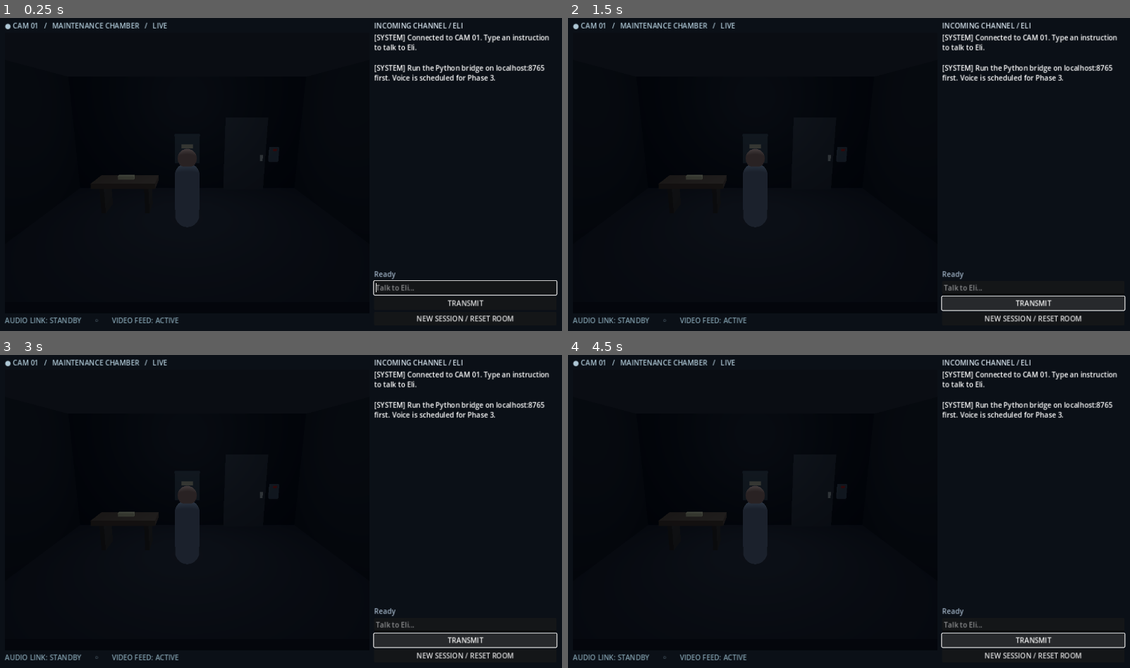
Above: before the commit, frames 1-4 (two rows, left to right).
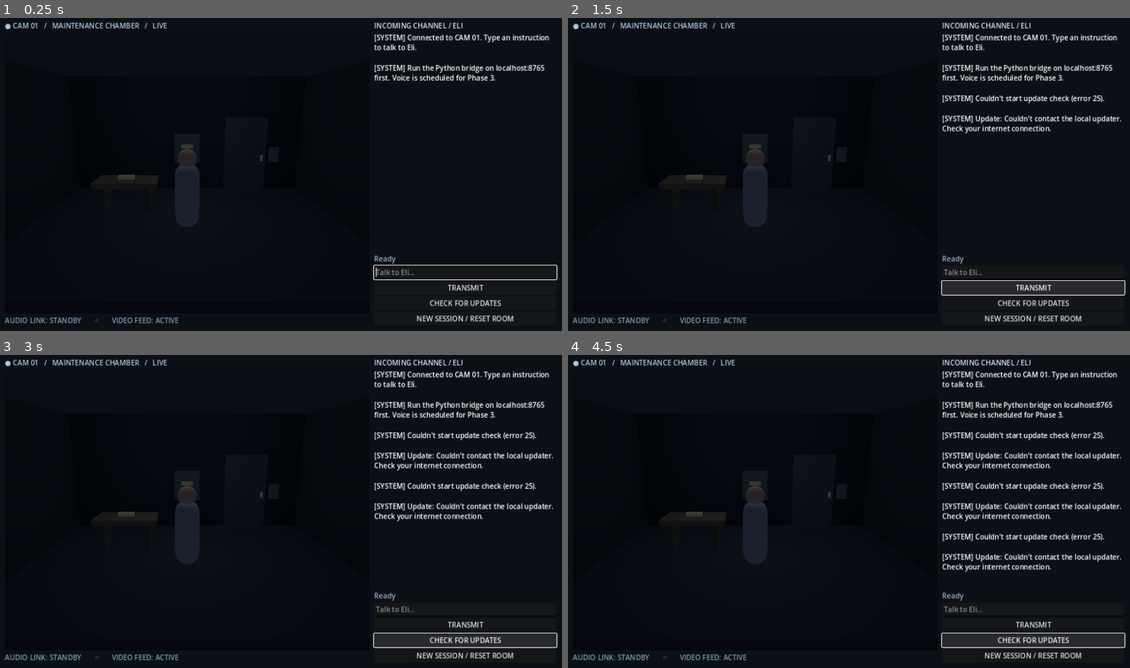
Above: after the commit, the same moments.

Repository: maloysius-wq/the-last-connection
Game: Godot game, scene res://scenes/Main.tscn
The game is run twice, just before and just after one commit, with the same random seed, the same clock (stepped at 60 frames per second) and the same inputs.
Inputs (mouse positions are in pixels of both pictures, inside the frame that each line leads up to):
- Up to frame 1 (0.25 s): no input
- Up to frame 2 (1.5 s): click (1034, 302) at 0.5 s, where only the run after the commit has a clickable "CHECK FOR UPDATES"; click "TRANSMIT" at 1.25 s
- Up to frame 3 (3 s): click "TRANSMIT" at 2 s; click (466, 639) at 2.75 s, where only the run after the commit has a clickable "CHECK FOR UPDATES"
- Up to frame 4 (4.5 s): click "TRANSMIT" at 3.5 s; click (1034, 639) at 4.25 s, where only the run after the commit has a clickable "CHECK FOR UPDATES"

The runs differ from the first frame. In frame 1, 1.0% of the frame differs, in the area x 66-100%, y 75-93%; in frame 2, 2.0%; in frame 3, 2.5%; in frame 4, 3.5%, in the area x 66-99%, y 24-93%.

Commit message:
Add in-game Check for Updates and confirmation dialog

Diff:
--- a/godot/scripts/main.gd
+++ b/godot/scripts/main.gd
@@ -21,6 +21,11 @@
 var status: Label
 var send_button: Button
 var http: HTTPRequest
+var update_http: HTTPRequest
+var update_button: Button
+var update_dialog: ConfirmationDialog
+var update_stage := ""
+var available_update_tag := ""
 var session_id: String
 var request_stage := "idle"
 var action_context := {"action": "", "target": ""}
@@ -32,6 +37,14 @@
     http.timeout = 310.0
     add_child(http)
     http.request_completed.connect(_on_http_completed)
+    update_http = HTTPRequest.new()
+    update_http.timeout = 30.0
+    add_child(update_http)
+    update_http.request_completed.connect(_on_update_response)
+    update_dialog = ConfirmationDialog.new()
+    update_dialog.title = "Update The Last Connection?"
+    update_dialog.confirmed.connect(_install_update)
+    add_child(update_dialog)
     world.action_finished.connect(_on_world_action_finished)
     _message("SYSTEM", "Connected to CAM 01. Type an instruction to talk to Eli.")
     _message("SYSTEM", "Run the Python bridge on localhost:8765 first. Voice is scheduled for Phase 3.")
@@ -105,6 +118,10 @@
     send_button.text = "TRANSMIT"
     send_button.pressed.connect(_send_pressed)
     right.add_child(send_button)
+    update_button = Button.new()
+    update_button.text = "CHECK FOR UPDATES"
+    update_button.pressed.connect(_check_for_updates)
+    right.add_child(update_button)
     var new_game := Button.new()
     new_game.text = "NEW SESSION / RESET ROOM"
     new_game.pressed.connect(_new_game)
@@ -179,6 +196,75 @@
     input.editable = true
     input.grab_focus()
 
+func _check_for_updates() -> void:
+    if not update_stage.is_empty():
+        return
+    update_button.disabled = true
+    update_button.text = "CHECKING GITHUB..."
+    update_stage = "check"
+    var result := update_http.request(BRIDGE_URL + "/api/update/check")
+    if result != OK:
+        _message("SYSTEM", "Couldn't start update check (error " + str(result) + ").")
+        _update_idle()
+
+
+func _install_update() -> void:
+    if available_update_tag.is_empty() or request_stage != "idle" or world.busy:
+        _message("SYSTEM", "Finish Eli's current action before installing an update.")
+        return
+    update_stage = "install"
+    update_button.disabled = true
+    update_button.text = "PREPARING UPDATE..."
+    var payload := JSON.stringify({"tag": available_update_tag, "confirm": true})
+    var headers := PackedStringArray(["Content-Type: application/json", "X-TLC-Update: 1"])
+    var result := update_http.request(BRIDGE_URL + "/api/update/request", headers,
+        HTTPClient.METHOD_POST, payload)
+    if result != OK:
+        _message("SYSTEM", "Couldn't request the update (error " + str(result) + ").")
+        _update_idle()
+
+
+func _on_update_response(result: int, response_code: int, _headers: PackedStringArray,
+        body: PackedByteArray) -> void:
+    var reply = JSON.parse_string(body.get_string_from_utf8())
+    if result != HTTPRequest.RESULT_SUCCESS or response_code != 200 or typeof(reply) != TYPE_DICTIONARY:
+        var detail := str(reply.get("error", "") if typeof(reply) == TYPE_DICTIONARY else "")
+        if detail.is_empty():
+            detail = "Couldn't contact the local updater. Check your internet connection."
+        _message("SYSTEM", "Update: " + detail.left(250))
+        _update_idle()
+        return
+    if update_stage == "check":
+        if not bool(reply.get("available", false)):
+            _message("SYSTEM", "You're on the newest published game version.")
+            _update_idle()
+            return
+        available_update_tag = str(reply.get("latest", ""))
+        var megabytes := int(float(reply.get("size", 0)) / 1000000.0)
+        update_dialog.dialog_text = (
+            "A new version is available: " + str(reply.get("title", available_update_tag)) +
+            "\n\nDownload size: approximately " + str(megabytes) + " MB." +
+            "\n\nInstalling will close the game, download and verify the update, preserve saves and model files, then restart." +
+            "\n\nInstall this update now?"
+        )
+        _update_idle()
+        update_dialog.popup_centered()
+    elif update_stage == "install":
+        if bool(reply.get("ok", false)):
+            _message("SYSTEM", "Closing the game to install the verified update...")
+            _save()
+            get_tree().quit()
+        else:
+            _message("SYSTEM", "The update wasn't accepted. Please try checking again.")
+            _update_idle()
+
+
+func _update_idle() -> void:
+    update_stage = ""
+    update_button.disabled = false
+    update_button.text = "CHECK FOR UPDATES"
+
+
 func _new_game() -> void:
     if request_stage != "idle" or world.busy:
         return
